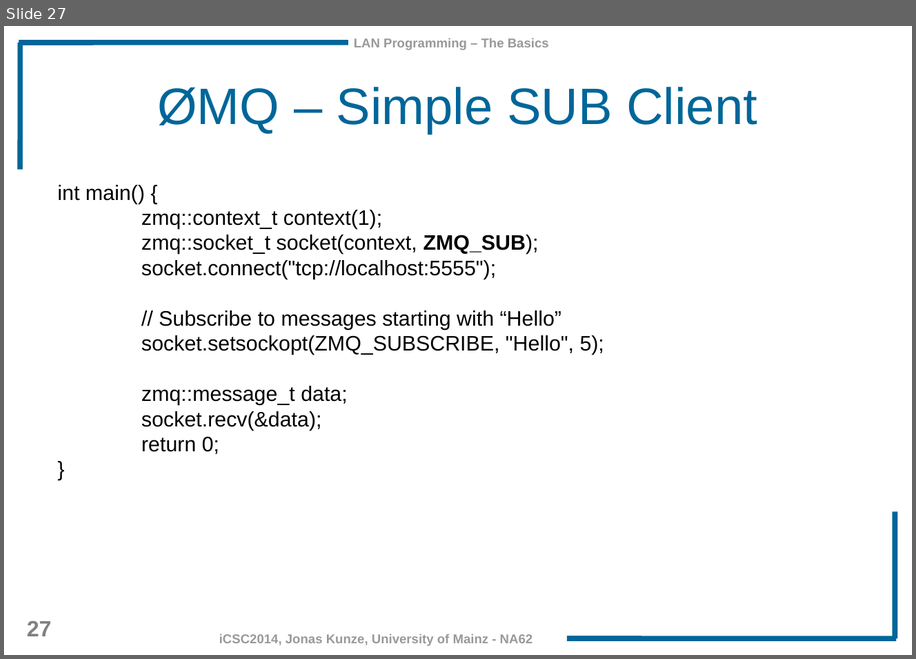
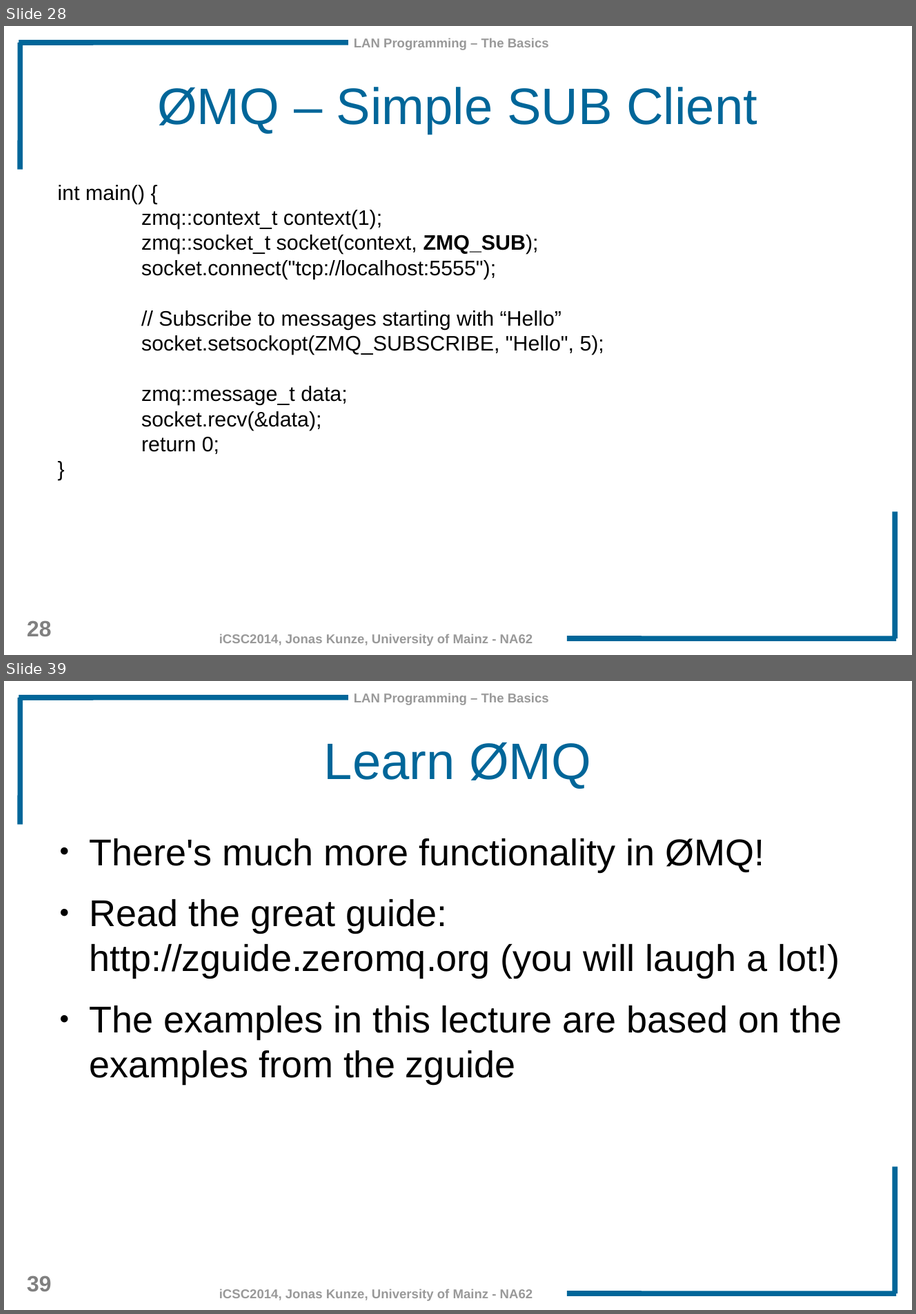
Before and after one commit to JonasKunze/icsc2014, a slide deck: iCSC-2014-Network-Libraries.odp. Shown one above the other, each under a label of ours: slide 27 before the commit, slides 28 and 39 after it; the slides between them are not shown. The pictures are 916x659 and 916x1314 pixels, drawn with LibreOffice and Linux fonts; fonts in the diff are those of the drawing; background and template pictures are left out. Boxes give left, top, right and bottom in pixels: in the first picture for what was removed or moved away, otherwise in the second. Text is boxed around its words. In the diff, an @@ line names an element or a change of style, - is before the commit and + after.

```diff
--- a/iCSC-2014-Network-Libraries.odp
+++ b/iCSC-2014-Network-Libraries.odp
@@ slide 39 added at (x1=4, y1=681, x2=912, y2=1310), background #FFFFFF; not listed: 7 template elements that a slide beside it also shows @@
@@ title added at (x1=324, y1=742, x2=591, y2=789), 44 pt, text #006699 @@
+Learn ØMQ
@@ text added at (x1=89, y1=838, x2=842, y2=1083), 32 pt, text #000000 @@
+● There's much more functionality in ØMQ!
+● Read the great guide: http://zguide.zeromq.org (you will laugh a lot!)
+● The examples in this lecture are based on the examples from the zguide
@@ what was slide 27 is now slide 28 @@
@@ page number at (x1=27, y1=620, x2=52, y2=636): text changed @@
-27
+28
```
Also in this commit, not shown: 6 slides changed, 10 other slides added.
